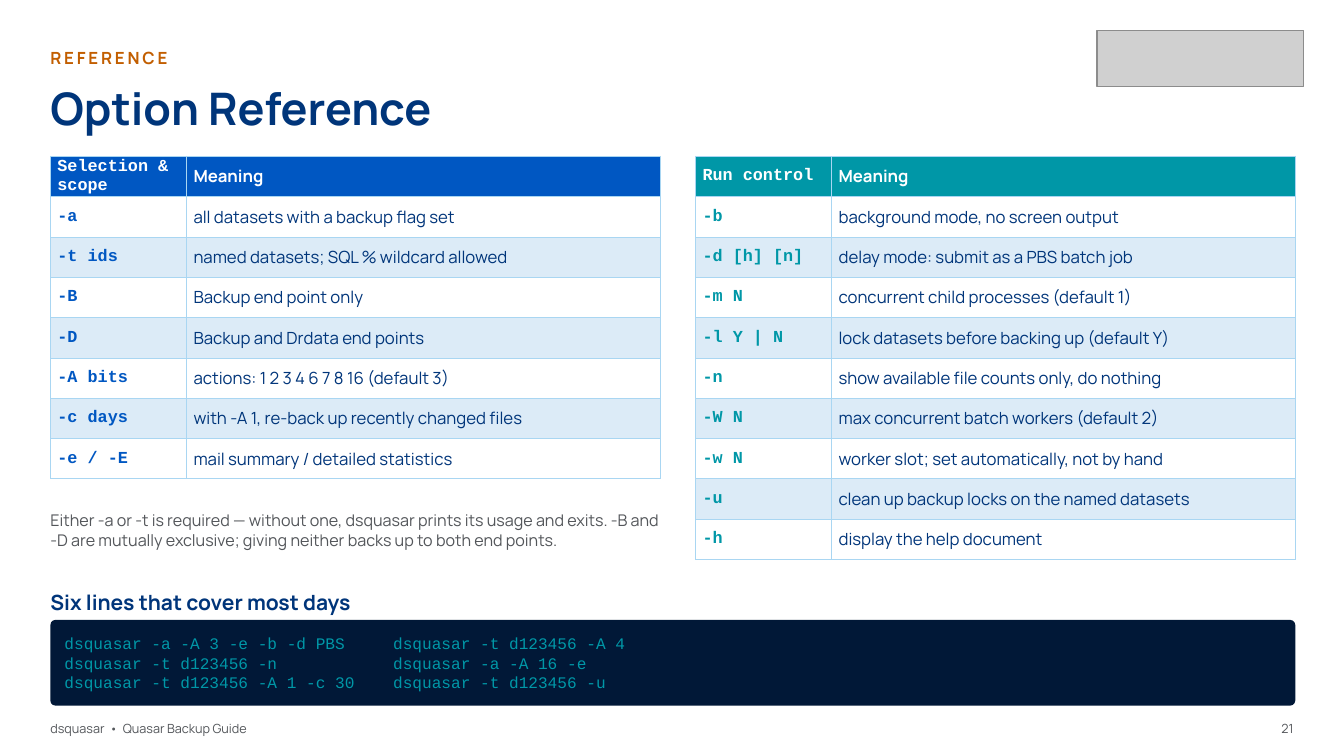
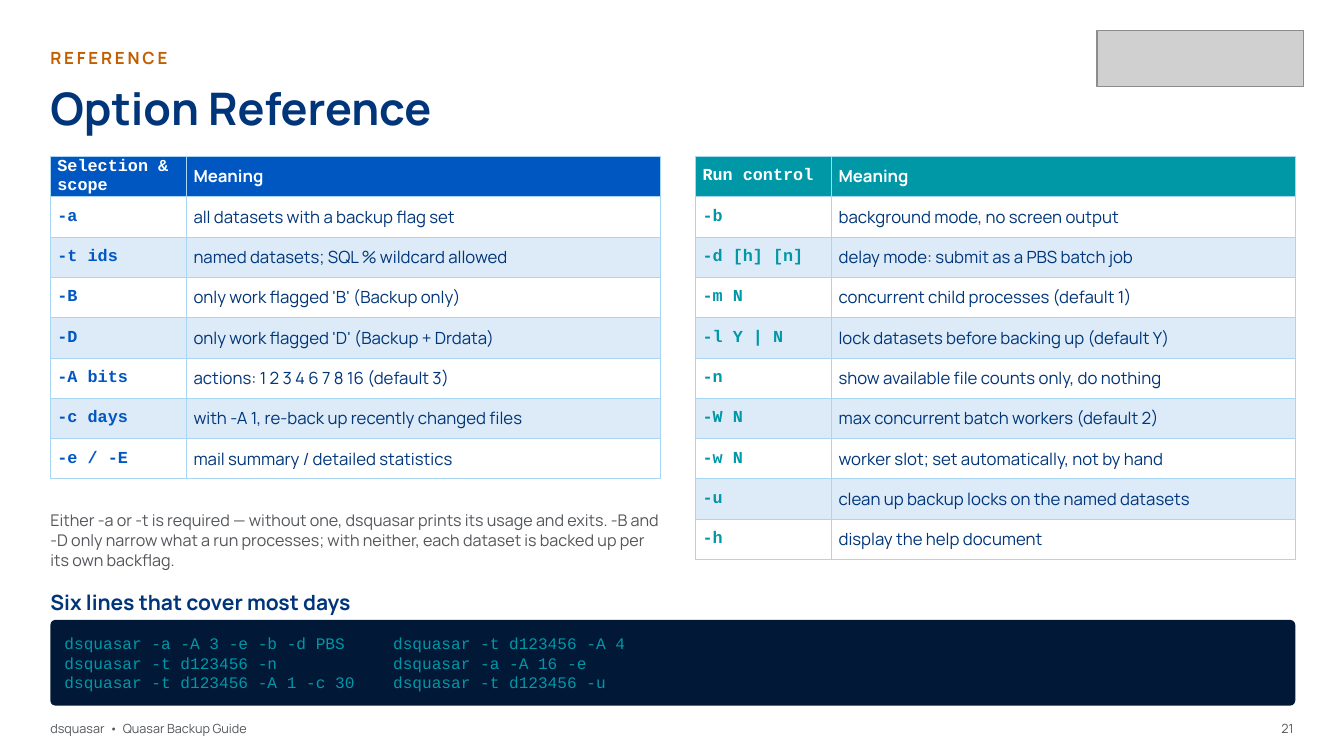
Before and after one commit to NCAR/rda-python-dsquasar, a slide deck: slide 22 of docs/slides/dsquasar_guide.pptx. Drawn at 1344x756 pixels with LibreOffice and Linux fonts; fonts in the diff are those of the drawing; grey boxes stand for pictures. Boxes give left, top, right and bottom in pixels: in the first picture for what was removed or moved away, otherwise in the second. Text is boxed around its words. In the diff, an @@ line names an element or a change of style, - is before the commit and + after.

Commit message:
bump version to 3.0.7; fix -B/-D semantics in usage doc and guide deck
-B and -D are selection filters, not copy-count overrides. They only
narrow which datasets/bfile records a run processes (validflags in
get_dataset_files, "AND type = ..." in gather_dataset_infiles/tarfiles).
The number of copies is decided in transfer_quasar_tarfiles from the
record's own stored flag, so -B does not reduce a 'D' dataset to one
copy, it skips 'D' datasets entirely. The default (neither given) backs
up according to the dataset.backflag/dsgroup.backflag values.

dsquasar.usg: rewrite the -B/-D BACKUP SCOPE entries accordingly.

Guide deck (gen_dsquasar.js, regenerated dsquasar_guide.pptx):
- correct the same wrong claim on the backup-flags slide ("Per-run
  filter" instead of "Per-run override") and on the option-reference
  slide (table rows + caption)
- reformat the "Driven entirely by GDEXDB flags" block into an
  accent-bar + underlined header + bulleted list
- remove all tacctar/taccrec entries (install caption, "Related console
  commands" cards, "The TACC utilities" section)

```diff
--- a/docs/slides/dsquasar_guide.pptx
+++ b/docs/slides/dsquasar_guide.pptx
@@ table at (x1=50, y1=156, x2=660, y2=473) @@
-row 4, column 2: Backup end point only
+row 4, column 2: only work flagged 'B' (Backup only)
-row 5, column 2: Backup and Drdata end points
+row 5, column 2: only work flagged 'D' (Backup + Drdata)
@@ text at (x1=50, y1=514, x2=659, y2=570): text changed @@
-Either -a or -t is required — without one, dsquasar prints its usage and exits. -B and -D are mutually exclusive; giving neither backs up to both end points.
+Either -a or -t is required — without one, dsquasar prints its usage and exits. -B and -D only narrow what a run processes; with neither, each dataset is backed up per its own backflag.
```
Also in this commit, not shown: 5 other slides changed, 3 other files.
